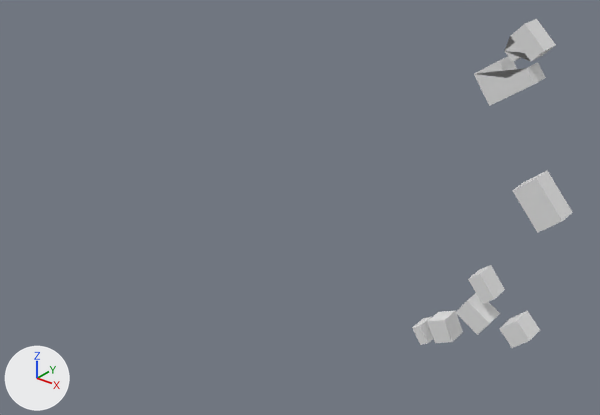
The glTF model output/glb/tile_661.glb as it was, and as the next commit left it.
Rendered twice from a 50 mm lens placed at (217.0, -293.0, 193.0), pointed at (34.0, -64.0, 51.0). Arrows for +X, +Y and +Z are at lower left; the lights stay in place. The picture after the commit comes second.
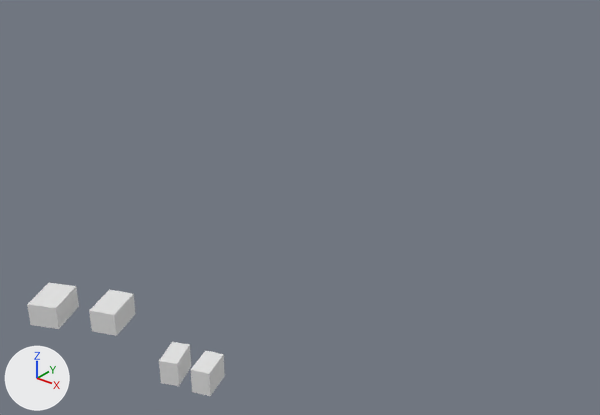
What differs and where, as boxes [x1, y1, x2, y2] in the pictures (600 x 415 px; the box of a moved part takes in the faces that stretch with it):
'Mesh_0', reshaped (23% wider, 65% shorter)
    before: [412, 19, 573, 348]
    after: [27, 283, 225, 396]
part 1 of me_mesh_0, moved or reshaped
    before: [468, 265, 505, 304]
    after: [159, 342, 191, 386]
part 2 of me_mesh_0, moved or reshaped
    before: [456, 293, 500, 335]
    after: [191, 350, 225, 396]
part 3 of me_mesh_0, moved or reshaped
    before: [512, 171, 573, 233]
    after: [27, 283, 79, 329]
part 4 of me_mesh_0, deleted
    before: [505, 19, 556, 62]
part 5 of me_mesh_0, deleted
    before: [474, 57, 546, 106]
part 6 of me_mesh_0, deleted
    before: [500, 311, 540, 348]
part 7 of me_mesh_0, deleted
    before: [412, 317, 433, 345]
part 8 of me_mesh_0, deleted
    before: [427, 310, 463, 343]
part 9 of me_mesh_0, added
    after: [89, 290, 136, 336]

The edits, one by one:
me_mesh_0 is used by ob_mesh_0; location (0.0, 0.0, 0.0).
Verts and faces of me_mesh_0; kept vertices keep their numbers, new ones are numbered from 76.
me_mesh_0 had 76 vertices, 98 faces and spanned x 57.0..118.0, y -10.0..0.0, z -32.0..122.0.
me_mesh_0 now has 32 vertices, 40 faces and spans x -56.0..41.0, y -138.0..-105.0, z 0.0..10.0.
me_mesh_0 part 1: the loose piece of 8 vertices spanning x 82.0..95.0, y -10.0..0.0, z 2.0..15.0 is multiplied about its middle by the matrix ((0.993, 0.0, 0.272), (-0.272, 0.0, 0.993), (0.0, -1.03, 0.0)), then moved by (-67.0, -118.0, -4.0).
me_mesh_0 part 2: the loose piece of 8 vertices spanning x 78.0..94.0, y -10.0..0.0, z -14.0..1.0 is multiplied about its middle by the matrix ((-0.703, 0.0, -0.581), (0.581, 0.0, -0.703), (0.0, -0.912, 0.0)), then moved by (-51.0, -115.0, 12.0).
me_mesh_0 part 3: the loose piece of 8 vertices spanning x 97.0..118.0, y -10.0..0.0, z 42.0..65.0 is multiplied about its middle by the matrix ((-0.938, 0.0, -0.255), (0.255, 0.0, -0.938), (0.0, -0.972, 0.0)), then moved by (-155.0, -122.0, -48.0).
me_mesh_0 part 4: the loose piece of 16 vertices spanning x 87.0..103.0, y -10.0..0.0, z 107.0..122.0 is deleted.
me_mesh_0 part 5: the loose piece of 12 vertices spanning x 76.0..101.0, y -10.0..0.0, z 89.0..107.0 is deleted.
me_mesh_0 part 6: the loose piece of 8 vertices spanning x 99.0..113.0, y -10.0..0.0, z -14.0..0.0 is deleted.
me_mesh_0 part 7: the loose piece of 8 vertices spanning x 57.0..66.0, y -10.0..0.0, z -32.0..-21.0 is deleted.
me_mesh_0 part 8: the loose piece of 8 vertices spanning x 64.0..78.0, y -10.0..0.0, z -27.0..-13.0 is deleted.
Part 9, on me_mesh_0:
New vertex 76 is at (-32.0, -109.0, 0.0).
New vertex 77 is at (-26.0, -125.0, 0.0), pixel (91, 331).
New vertex 78 is at (-32.0, -109.0, 10.0), pixel (109, 289).
New vertex 79 is at (-26.0, -125.0, 10.0), pixel (89, 310).
New vertices 80 to 83 stand at vertices 76 to 79, in that order, plus (11.0, 4.0, 0.0).
New faces: (76, 77, 78), (77, 79, 78), (77, 81, 79), (79, 81, 83), (80, 83, 81), (80, 82, 83).
New faces: (76, 82, 80), (76, 78, 82), (78, 79, 83), (78, 83, 82).
